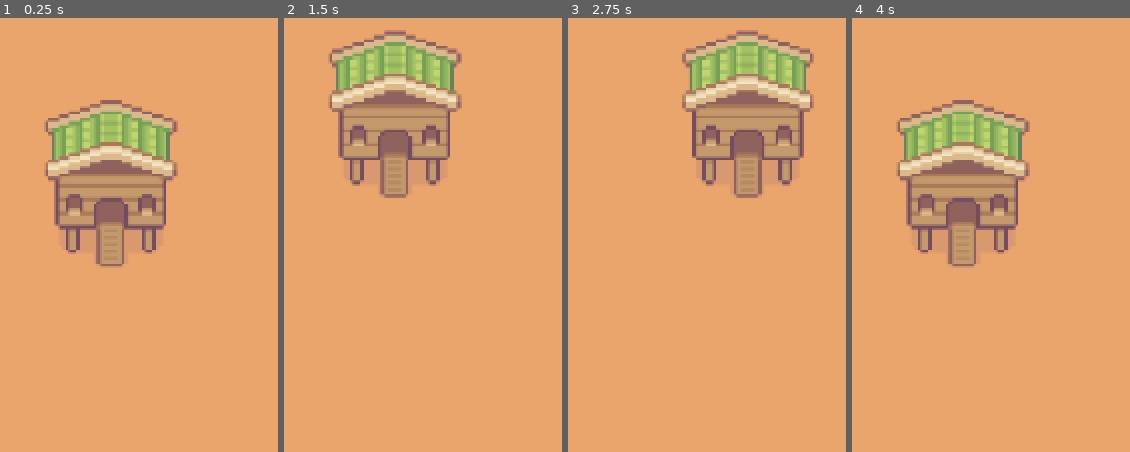
Above: before the commit, frames 1-4 (left to right).
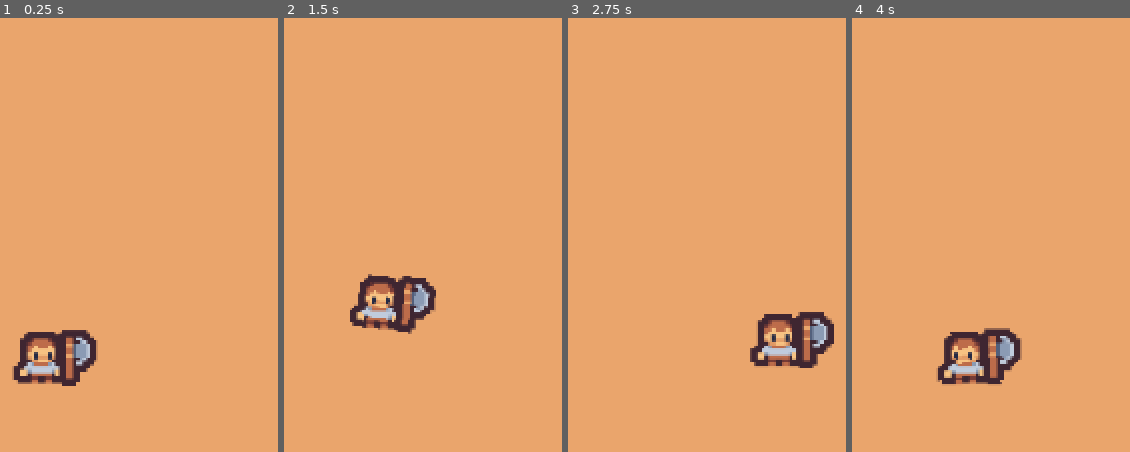
Above: after the commit, the same moments.

Repository: bilejum/Godot_SurviviorGame
Game: Godot game, scene res://Scenes/world/main.tscn
Two runs of this game, one before a commit and one after it. Both use one fixed random seed, a clock stepped at 60 frames per second and the inputs below.
Inputs:
- Up to frame 1 (0.25 s): no input
- Up to frame 2 (1.5 s): tap Enter (ui_accept) at 0.5 s; hold Right (ui_right) 0.53-1.28 s; hold Enter (ui_accept) 0.53-1.28 s; hold Down (ui_down) from 1.28 s (still down); tap S (camera_down) at 1.35 s
- Up to frame 3 (2.75 s): tap Enter (ui_accept) at 1.52, 1.55, 1.82 s; release Down (ui_down) at 2.03 s; hold Right (ui_right) from 2.03 s (still down); hold Enter (ui_accept) from 2.03 s (still down); tap A (camera_left) at 2.1 s
- Up to frame 4 (4 s): release Right (ui_right) at 2.78 s; release Enter (ui_accept) at 2.78 s; hold Up (ui_up) 2.78-3.53 s; tap D (camera_right) at 2.85 s; tap Enter (ui_accept) at 3.02, 3.05, 3.32 s; hold Left (ui_left) from 3.53 s (still down); hold Enter (ui_accept) from 3.53 s (still down); tap W (camera_up) at 3.6 s

The runs differ from the first frame. In frame 1, 16% of the frame differs, in the area x 4-65%, y 18-85%; in frame 2, 16%, in the area x 15-65%, y 2-73%; in frame 3, 16%; in frame 4, 16%.
Error after the commit: Invalid call. Nonexistent function 'on_enter' in base 'Node'. (res://StateMachine/StateMachine.gd:18)

Commit message:
add fightstate

Diff:
--- a/Scenes/Buildings/base/base.tscn
+++ /dev/null
@@ -1,15 +0,0 @@
-[gd_scene load_steps=3 format=3 uid="uid://boaqge6g0yejw"]
-
-[ext_resource type="Texture2D" uid="uid://dkgpaimsensg6" path="res://Scenes/Buildings/base/Free_Chicken_House.png" id="1_hjj7u"]
-
-[sub_resource type="RectangleShape2D" id="RectangleShape2D_flspv"]
-size = Vector2(38, 47)
-
-[node name="Base" type="StaticBody2D"]
-
-[node name="Sprite2D" type="Sprite2D" parent="."]
-texture = ExtResource("1_hjj7u")
-
-[node name="CollisionShape2D" type="CollisionShape2D" parent="."]
-position = Vector2(0, -0.5)
-shape = SubResource("RectangleShape2D_flspv")
--- a/Scenes/basic_human/basic_human.gd
+++ b/Scenes/basic_human/basic_human.gd
@@ -1,17 +1,22 @@
 extends CharacterBody2D
 @onready var animation_player: AnimationPlayer = $AnimationPlayer
+@onready var label: Label = $Label
 
 const MAX_SPEED = 20
+var current_village = null
+@export var energy = 100
+var human_name : String
 # Called when the node enters the scene tree for the first time.
 func _ready() -> void:
-	pass # Replace with function body.
-
-
+	human_name = generate_human_name()
 # Called every frame. 'delta' is the elapsed time since the previous frame.
 func _process(delta: float) -> void:
 	walk()
 	if Input.is_action_pressed('interact'):
 		interact()
+	label.text = human_name +'\n'+'所属:' + current_village.village_name + '\n' + str(int(energy))
+
+
 
 func walk():
 	var x_direction = Input.get_axis('ui_left','ui_right') as int
@@ -31,3 +36,14 @@
 	var tool := get_tree().get_nodes_in_group('tool')
 	print(tool)
 	tool[0].swing()
+
+func generate_human_name() -> String:
+	var surnames = ["赵", "钱", "孙", "李", "周", "吴", "郑", "王"]
+	var names = ["伟", "芳", "强", "燕", "秀英", "敏", "静", "丽",'乐','妙','莹','咪']
+
+	# 随机选择一个姓氏和一个名字
+	var random_surname = surnames[randi() % surnames.size()]
+	var random_name = names[randi() % names.size()]
+
+	# 组合姓氏和名字来生成成人姓名
+	return random_surname + random_name
--- a/Scenes/basic_human/basic_human.tscn
+++ b/Scenes/basic_human/basic_human.tscn
@@ -1,10 +1,14 @@
-[gd_scene load_steps=10 format=3 uid="uid://vgkjimyi0g8e"]
+[gd_scene load_steps=15 format=3 uid="uid://vgkjimyi0g8e"]
 
 [ext_resource type="Texture2D" uid="uid://6dtx1lrrji1" path="res://Scenes/basic_human/tile_0085.png" id="1_80vqw"]
 [ext_resource type="Script" path="res://Scenes/basic_human/basic_human.gd" id="1_hbm8j"]
 [ext_resource type="PackedScene" uid="uid://du8ix8fdiq4g0" path="res://Scenes/tool/axe/axe.tscn" id="3_ab654"]
 [ext_resource type="Script" path="res://StateMachine/StateMachine.gd" id="4_ewqsj"]
-[ext_resource type="Script" path="res://StateMachine/States/idle_state.gd" id="5_kj7gd"]
+[ext_resource type="Script" path="res://StateMachine/States/IdleState.gd" id="5_2m3jj"]
+[ext_resource type="Script" path="res://StateMachine/States/WorkState.gd" id="6_80wju"]
+[ext_resource type="Script" path="res://StateMachine/States/SleepState.gd" id="7_d4c2g"]
+[ext_resource type="Script" path="res://Scenes/basic_human/human_wheel_tool/Walk.gd" id="8_jr3v6"]
+[ext_resource type="Script" path="res://StateMachine/States/FightState.gd" id="8_xxj7p"]
 
 [sub_resource type="CircleShape2D" id="CircleShape2D_gom5n"]
 radius = 6.0
@@ -46,8 +50,13 @@
 "walk": SubResource("Animation_43lqi")
 }
 
+[sub_resource type="LabelSettings" id="LabelSettings_cm1v6"]
+font_size = 8
+
 [node name="basic_human" type="CharacterBody2D" groups=["human"]]
 collision_layer = 0
+motion_mode = 1
+wall_min_slide_angle = 0.0
 script = ExtResource("1_hbm8j")
 
 [node name="Sprite2D" type="Sprite2D" parent="."]
@@ -68,6 +77,32 @@
 
 [node name="StateMachine" type="Node" parent="."]
 script = ExtResource("4_ewqsj")
+initial_state = "IdleState"
 
 [node name="IdleState" type="Node" parent="StateMachine"]
-script = ExtResource("5_kj7gd")
+script = ExtResource("5_2m3jj")
+
+[node name="BuildBaseState" type="Node" parent="StateMachine"]
+script = ExtResource("6_80wju")
+
+[node name="SleepState" type="Node" parent="StateMachine"]
+script = ExtResource("7_d4c2g")
+
+[node name="FightState" type="Node" parent="StateMachine"]
+script = ExtResource("8_xxj7p")
+
+[node name="Label" type="Label" parent="."]
+offset_left = -18.0
+offset_top = -47.0
+offset_right = 18.0
+offset_bottom = -24.0
+label_settings = SubResource("LabelSettings_cm1v6")
+
+[node name="Navigation" type="Node2D" parent="."]
+
+[node name="NavigationAgent2D" type="NavigationAgent2D" parent="Navigation"]
+
+[node name="WheelTool" type="Node" parent="."]
+
+[node name="Walk" type="Node" parent="WheelTool"]
+script = ExtResource("8_jr3v6")
--- a/Scenes/world/main.tscn
+++ b/Scenes/world/main.tscn
@@ -1,9 +1,9 @@
 [gd_scene load_steps=7 format=3 uid="uid://cf0b311jhdjqw"]
 
 [ext_resource type="PackedScene" uid="uid://vgkjimyi0g8e" path="res://Scenes/basic_human/basic_human.tscn" id="1_ejgid"]
+[ext_resource type="Script" path="res://Scenes/world/main.gd" id="1_x44w3"]
 [ext_resource type="Texture2D" uid="uid://bylbw8mauqs2k" path="res://tilemap.png" id="2_ivur3"]
 [ext_resource type="Script" path="res://Scenes/world/Camera2D.gd" id="3_so3pd"]
-[ext_resource type="PackedScene" uid="uid://boaqge6g0yejw" path="res://Scenes/Buildings/base/base.tscn" id="4_xmhu3"]
 
 [sub_resource type="TileSetAtlasSource" id="TileSetAtlasSource_pjb40"]
 texture = ExtResource("2_ivur3")
@@ -86,6 +86,7 @@
 
 [node name="Main" type="Node2D"]
 position = Vector2(379, 141)
+script = ExtResource("1_x44w3")
 
 [node name="Camera2D" type="Camera2D" parent="."]
 position = Vector2(237, 124)
@@ -100,10 +101,7 @@
 
 [node name="Building" type="Node" parent="."]
 
-[node name="Base" parent="Building" groups=["building"] instance=ExtResource("4_xmhu3")]
-position = Vector2(602, 274)
+[node name="Human" type="Node" parent="."]
 
-[node name="Node" type="Node" parent="."]
-
-[node name="basic_human" parent="Node" instance=ExtResource("1_ejgid")]
-position = Vector2(132, 157)
+[node name="basic_human" parent="Human" instance=ExtResource("1_ejgid")]
+position = Vector2(582, 331)
--- a/StateMachine/States/idle_state.gd
+++ /dev/null
@@ -1,23 +0,0 @@
-extends Node
-
-@onready var animated_sprite_2d = %AnimatedSprite2D
-
-var player = null
-
-func _ready():
-	player = get_parent().get_parent()
-
-func enter_condition() -> bool:
-	return Input.is_action_pressed("ui_accept")
-
-func update(delta: float) -> void:
-	pass
-func exit_condition() -> bool:
-	return true
-
-func on_enter() -> void:
-	animated_sprite_2d.play("blue")
-	print("Entered blueState")
-
-func on_exit() -> void:
-	print("Exited blueState")
Binary file removed: Scenes/Buildings/base/Free_Chicken_House.png
Not shown, removed: Scenes/Buildings/base/Free_Chicken_House.png.import
